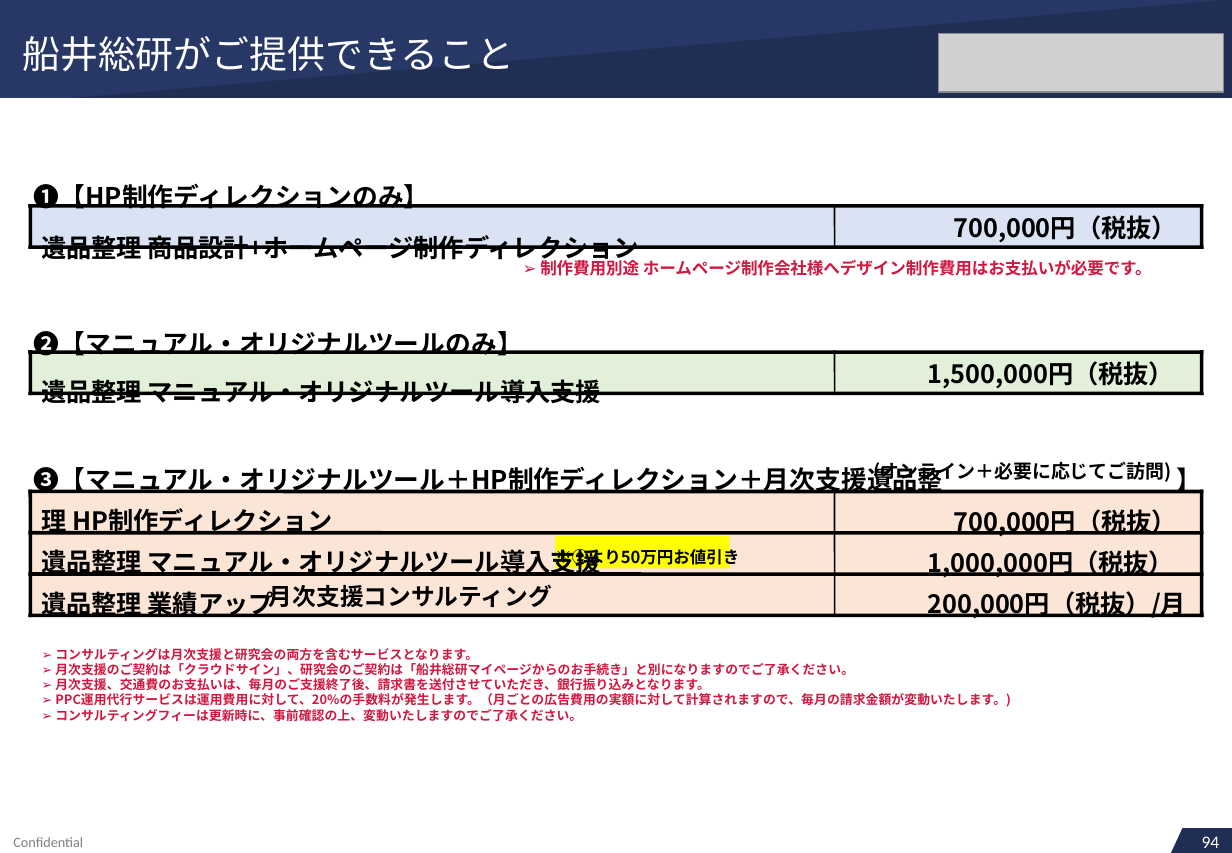
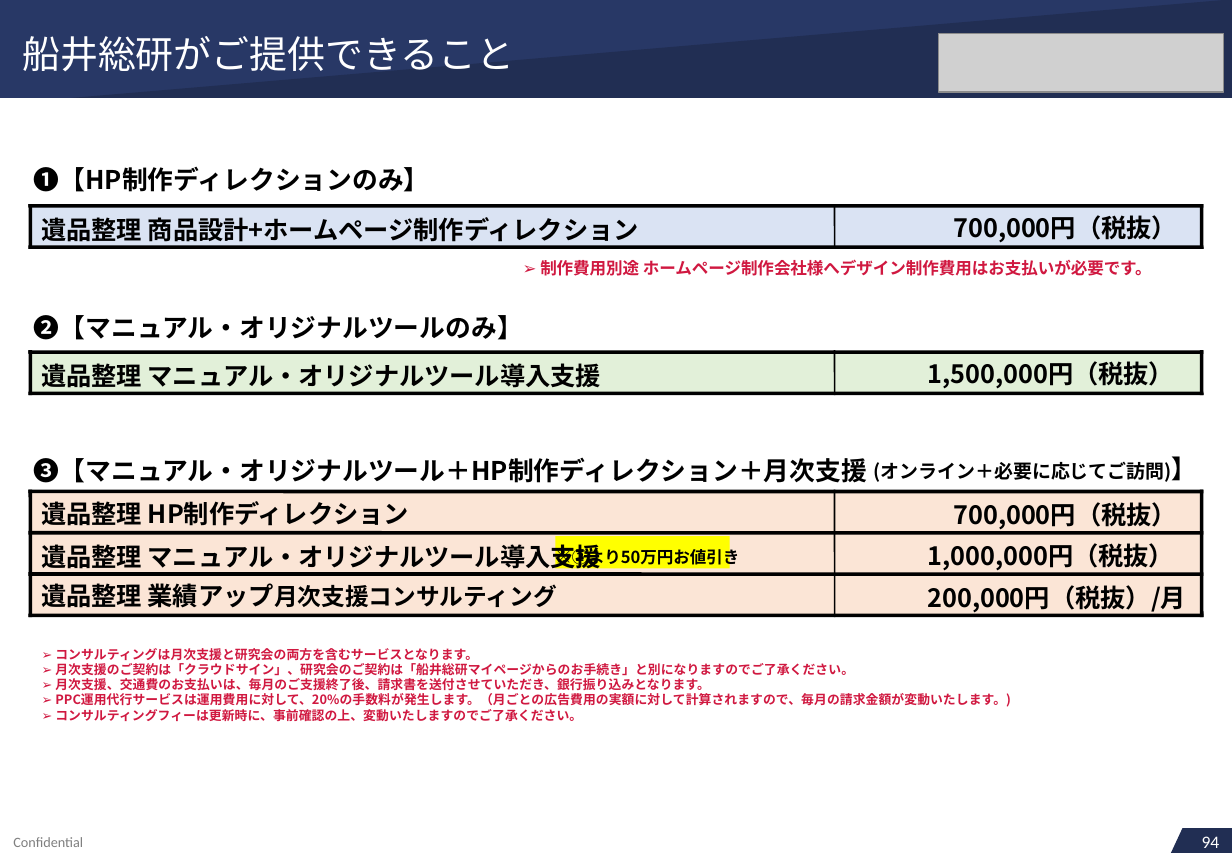
Before and after one commit to soshiro-iki-sys/-, a slide deck: slide 83 of proposals/REVIVAL_LINK様_ご提案書.pptx. Drawn at 1232x853 pixels with LibreOffice and Linux fonts; fonts in the diff are those of the drawing; grey boxes stand for pictures. Boxes give left, top, right and bottom in pixels: in the first picture for what was removed or moved away, otherwise in the second. Text is boxed around its words. In the diff, an @@ line names an element or a change of style, - is before the commit and + after.

```diff
--- a/proposals/REVIVAL_LINK様_ご提案書.pptx
+++ b/proposals/REVIVAL_LINK様_ご提案書.pptx
@@ text "➊【HP制作ディレクションのみ】": place and size @@
-text "➊【HP制作ディレクションのみ】" at [34, 184, 639, 264]
+text "➊【HP制作ディレクションのみ】" at [34, 167, 639, 246]
@@ text "➋【マニュアル・オリジナルツールのみ】": place and size @@
-text "➋【マニュアル・オリジナルツールのみ】" at [34, 331, 601, 408]
+text "➋【マニュアル・オリジナルツールのみ】" at [34, 315, 601, 392]
@@ text at [34, 458, 867, 526]: text changed @@
-➌【マニュアル・オリジナルツール＋HP制作ディレクション＋月次支援遺品整理 HP制作ディレクション
+➌【マニュアル・オリジナルツール＋HP制作ディレクション＋月次支援
+遺品整理 HP制作ディレクション
@@ text at [873, 456, 1197, 482]: text changed @@
-(オンライン＋必要に応じてご訪問)
+(オンライン＋必要に応じてご訪問)】
@@ text at [1176, 467, 1201, 496]: paragraph removed @@
-】
@@ text "700,000円（税抜）": place and size @@
-text "700,000円（税抜）" at [928, 467, 1201, 620]
+text "700,000円（税抜）" at [928, 502, 1186, 614]
@@ text "700,000円（税抜）" at [928, 502, 1186, 614]: line spacing 26.2pt to 26.1pt @@
@@ text at [41, 540, 601, 573]: line spacing 26.2pt to 27.2pt @@
@@ text at [41, 587, 274, 620]: paragraph removed @@
-遺品整理 業績アップ
@@ text at [41, 583, 557, 608]: text changed @@
-月次支援コンサルティング
+遺品整理 業績アップ月次支援コンサルティング
```
Also in this commit, not shown: 51 other slides changed, 4 other files.
